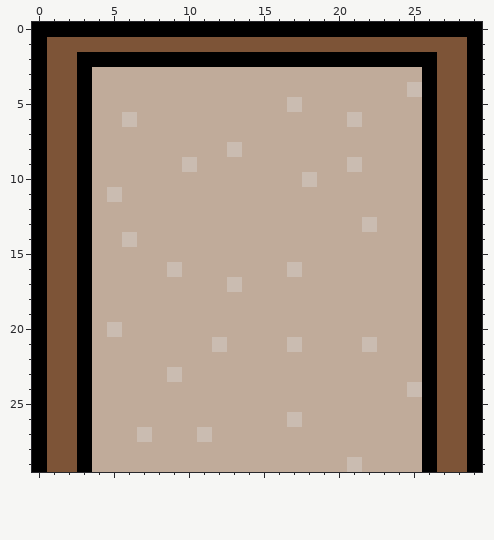
Two states of a pixel-art sprite, img/BrickWallVerticalTopEnd.png. The picture above is the old version.
The file is 30x30 pixels.
After the commit:
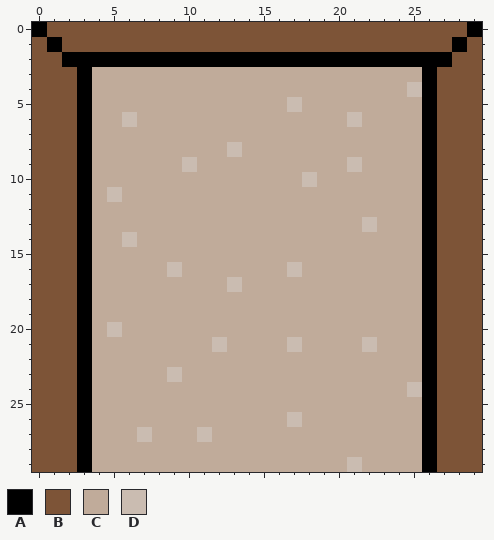
Palette (. is transparent): A #000000  B #7d5437  C #c0ab9a  D #cabcb1
Change:
@@ x 0..29 @@
- 0 AAAAAAAAAAAAAAAAAAAAAAAAAAAAAA
- 1 ABBBBBBBBBBBBBBBBBBBBBBBBBBBBA
- 2 ABBAAAAAAAAAAAAAAAAAAAAAAAABBA
- 3 ABBACCCCCCCCCCCCCCCCCCCCCCABBA
- 4 ABBACCCCCCCCCCCCCCCCCCCCCDABBA
- 5 ABBACCCCCCCCCCCCCDCCCCCCCCABBA
- 6 ABBACCDCCCCCCCCCCCCCCDCCCCABBA
- 7 ABBACCCCCCCCCCCCCCCCCCCCCCABBA
- 8 ABBACCCCCCCCCDCCCCCCCCCCCCABBA
- 9 ABBACCCCCCDCCCCCCCCCCDCCCCABBA
-10 ABBACCCCCCCCCCCCCCDCCCCCCCABBA
-11 ABBACDCCCCCCCCCCCCCCCCCCCCABBA
-12 ABBACCCCCCCCCCCCCCCCCCCCCCABBA
-13 ABBACCCCCCCCCCCCCCCCCCDCCCABBA
-14 ABBACCDCCCCCCCCCCCCCCCCCCCABBA
-15 ABBACCCCCCCCCCCCCCCCCCCCCCABBA
-16 ABBACCCCCDCCCCCCCDCCCCCCCCABBA
-17 ABBACCCCCCCCCDCCCCCCCCCCCCABBA
-18 ABBACCCCCCCCCCCCCCCCCCCCCCABBA
-19 ABBACCCCCCCCCCCCCCCCCCCCCCABBA
-20 ABBACDCCCCCCCCCCCCCCCCCCCCABBA
-21 ABBACCCCCCCCDCCCCDCCCCDCCCABBA
-22 ABBACCCCCCCCCCCCCCCCCCCCCCABBA
-23 ABBACCCCCDCCCCCCCCCCCCCCCCABBA
-24 ABBACCCCCCCCCCCCCCCCCCCCCDABBA
-25 ABBACCCCCCCCCCCCCCCCCCCCCCABBA
-26 ABBACCCCCCCCCCCCCDCCCCCCCCABBA
-27 ABBACCCDCCCDCCCCCCCCCCCCCCABBA
-28 ABBACCCCCCCCCCCCCCCCCCCCCCABBA
-29 ABBACCCCCCCCCCCCCCCCCDCCCCABBA
+ 0 ABBBBBBBBBBBBBBBBBBBBBBBBBBBBA
+ 1 BABBBBBBBBBBBBBBBBBBBBBBBBBBAB
+ 2 BBAAAAAAAAAAAAAAAAAAAAAAAAAABB
+ 3 BBBACCCCCCCCCCCCCCCCCCCCCCABBB
+ 4 BBBACCCCCCCCCCCCCCCCCCCCCDABBB
+ 5 BBBACCCCCCCCCCCCCDCCCCCCCCABBB
+ 6 BBBACCDCCCCCCCCCCCCCCDCCCCABBB
+ 7 BBBACCCCCCCCCCCCCCCCCCCCCCABBB
+ 8 BBBACCCCCCCCCDCCCCCCCCCCCCABBB
+ 9 BBBACCCCCCDCCCCCCCCCCDCCCCABBB
+10 BBBACCCCCCCCCCCCCCDCCCCCCCABBB
+11 BBBACDCCCCCCCCCCCCCCCCCCCCABBB
+12 BBBACCCCCCCCCCCCCCCCCCCCCCABBB
+13 BBBACCCCCCCCCCCCCCCCCCDCCCABBB
+14 BBBACCDCCCCCCCCCCCCCCCCCCCABBB
+15 BBBACCCCCCCCCCCCCCCCCCCCCCABBB
+16 BBBACCCCCDCCCCCCCDCCCCCCCCABBB
+17 BBBACCCCCCCCCDCCCCCCCCCCCCABBB
+18 BBBACCCCCCCCCCCCCCCCCCCCCCABBB
+19 BBBACCCCCCCCCCCCCCCCCCCCCCABBB
+20 BBBACDCCCCCCCCCCCCCCCCCCCCABBB
+21 BBBACCCCCCCCDCCCCDCCCCDCCCABBB
+22 BBBACCCCCCCCCCCCCCCCCCCCCCABBB
+23 BBBACCCCCDCCCCCCCCCCCCCCCCABBB
+24 BBBACCCCCCCCCCCCCCCCCCCCCDABBB
+25 BBBACCCCCCCCCCCCCCCCCCCCCCABBB
+26 BBBACCCCCCCCCCCCCDCCCCCCCCABBB
+27 BBBACCCDCCCDCCCCCCCCCCCCCCABBB
+28 BBBACCCCCCCCCCCCCCCCCCCCCCABBB
+29 BBBACCCCCCCCCCCCCCCCCDCCCCABBB
Pixel boxes of the changes (left, top, right, bottom) in both pictures:
changed: (32, 22, 482, 472)
